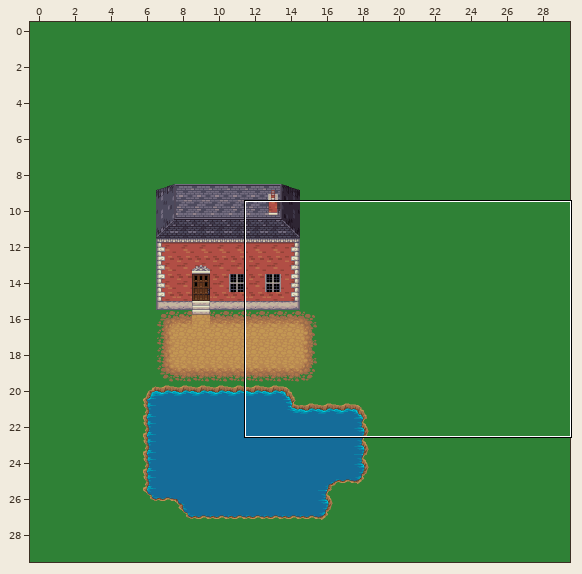
One commit to this Tiled map: rpg-packer/data/test2.tmx. Above, an overview of the earlier version with the close-up marked.
Close-up. First the earlier version:
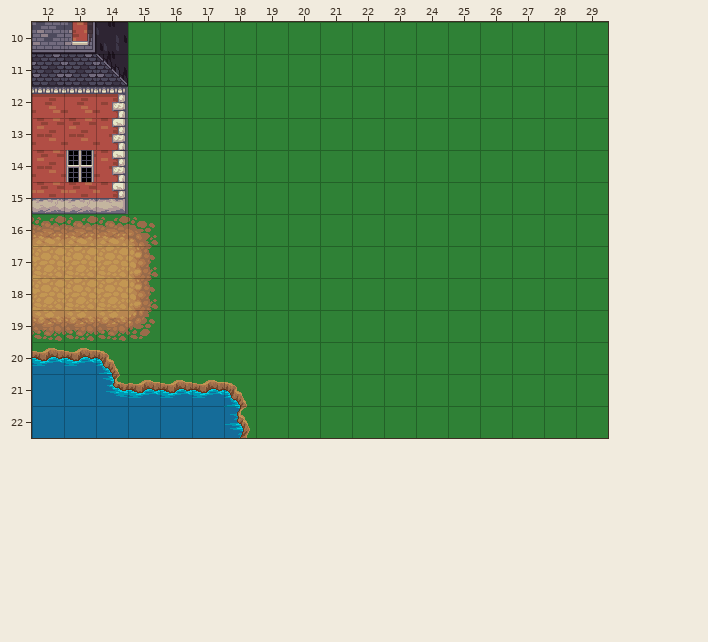
Cells are 32x32 px. Shown: x 12..29, y 10..22. The commit also changed other parts of the map, which this record leaves out.
Now the later version:
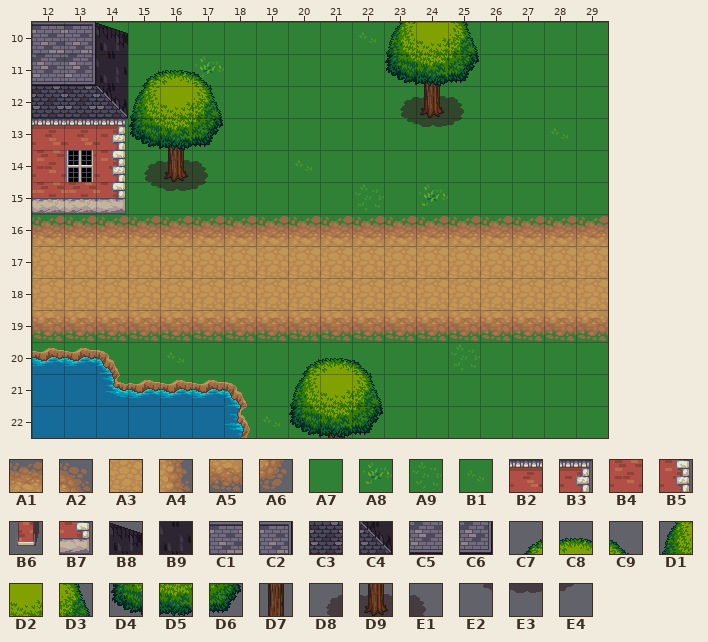
Key: from "dirt": A1 7, A2 8, A3 10, A4 11, A5 13, A6 14; from "grass": A7 10, A8 15, A9 16, B1 17; from "house": B2 1, B3 2, B4 10, B5 11, B6 15, B7 20, B8 29, B9 38, C1 40, C2 41, C3 46, C4 47, C5 49, C6 50; from "treetop": C7 3, C8 4, C9 5, D1 9, D2 10, D3 11, D4 15, D5 16, D6 17; from "trunk": D7 1, D8 6, D9 7, E1 8, E2 12, E3 13, E4 14.
__ is an empty cell.
Tiles of an added or newly shown layer are drawn over the layers below it.
The exact change:
Layer "Tile Layer 1" (removed):
y 10: x 12..14 C5 C6 B9 -> __ __ __; x 22..25 A7 A7 A7 A7 -> __ __ __ __
y 11: x 12..17 C3 C3 C4 A7 A7 A7 -> __ __ __ __ __ __; x 23..25 A7 A7 A7 -> __ __ __
y 12: x 12..17 B2 B2 B3 A7 A7 A7 -> __ __ __ __ __ __; x 23..25 A7 A7 A7 -> __ __ __
y 13: x 12..17 B4 B4 B5 A7 A7 A7 -> __ __ __ __ __ __; x 23..25 A7 A7 A7 -> __ __ __; x 28 A7 -> __
y 14: x 14..17 B5 A7 A7 A7 -> __ __ __ __; x 20 A7 -> __
y 15: x 14..17 B7 A7 A7 A7 -> __ __ __ __; x 22 A7 -> __; x 24 A7 -> __
y 16..19: x 15..29 A7 A7 A7 A7 A7 A7 A7 A7 A7 A7 A7 A7 A7 A7 A7 -> __ __ __ __ __ __ __ __ __ __ __ __ __ __ __
y 20: x 16 A7 -> __; x 20..22 A7 A7 A7 -> __ __ __; x 25 A7 -> __
y 21: x 20..22 A7 A7 A7 -> __ __ __
y 22: x 19..22 A7 A7 A7 A7 -> __ __ __ __
Layer "Tile Layer 2" (removed):
y 10: x 13 B6 -> __
y 16: x 15 A2 -> __
y 17..18: x 15 A4 -> __
y 19: x 15 A6 -> __
Layer "ground" (added):
y 10: x 14 __ -> A7; x 22..23 __ __ -> B1 A7; x 25 __ -> A7
y 11: x 15..17 __ __ __ -> A7 A7 A8; x 23..25 __ __ __ -> A7 A7 A7
y 12: x 15 __ -> A7; x 17 __ -> A7; x 23..25 __ __ __ -> A7 A7 A7
y 13: x 14..17 __ __ __ __ -> A7 A7 A7 A7; x 23..25 __ __ __ -> A7 A7 A7; x 28 __ -> B1
y 14: x 14..17 __ __ __ __ -> A7 A7 A7 A7; x 20 __ -> B1
y 15: x 14..17 __ __ __ __ -> A7 A7 A7 A7; x 22 __ -> A9; x 24 __ -> A8
y 16: x 15..29 __ __ __ __ __ __ __ __ __ __ __ __ __ __ __ -> A7 A7 A7 A7 A7 A7 A7 A7 A7 A7 A7 A7 A7 A7 A7
y 17..18: x 15..29 __ __ __ __ __ __ __ __ __ __ __ __ __ __ __ -> A3 A3 A3 A3 A3 A3 A3 A3 A3 A3 A3 A3 A3 A3 A3
y 19: x 15..29 __ __ __ __ __ __ __ __ __ __ __ __ __ __ __ -> A7 A7 A7 A7 A7 A9 A7 A7 A7 A7 A7 A7 A7 A7 A7
y 20: x 16 __ -> B1; x 20..22 __ __ __ -> A7 A7 A7; x 25 __ -> A9
y 21: x 20 __ -> A7; x 22 __ -> A7
y 22: x 19..22 __ __ __ __ -> B1 A7 A7 A7
Layer "fringe" (added):
y 11: x 12..14 __ __ __ -> C5 C6 B9; x 24 __ -> D7
y 12: x 12..14 __ __ __ -> C3 C3 C4; x 23..25 __ __ __ -> D8 D9 E1
y 13: x 12..14 __ __ __ -> B2 B2 B3; x 16 __ -> D7; x 23..25 __ __ __ -> E2 E3 E4
y 14: x 14..17 __ __ __ __ -> B5 D8 D9 E1
y 15: x 14..17 __ __ __ __ -> B7 E2 E3 E4
y 16: x 15..29 __ __ __ __ __ __ __ __ __ __ __ __ __ __ __ -> A1 A1 A1 A1 A1 A1 A1 A1 A1 A1 A1 A1 A1 A1 A1
y 19: x 15..29 __ __ __ __ __ __ __ __ __ __ __ __ __ __ __ -> A5 A5 A5 A5 A5 A5 A5 A5 A5 A5 A5 A5 A5 A5 A5
y 22: x 21 __ -> D7
Layer "fringe2" (added):
y 10: x 23..25 __ __ __ -> D1 D2 D3
y 11: x 23..25 __ __ __ -> D4 D5 D6
y 12: x 15..17 __ __ __ -> D1 D2 D3
y 13: x 15..17 __ __ __ -> D4 D5 D6
y 21: x 20..22 __ __ __ -> D1 D2 D3
y 22: x 20..22 __ __ __ -> D4 D5 D6
Layer "over" (added):
y 10: x 12..14 __ __ __ -> C1 C2 B8
y 11: x 15..17 __ __ __ -> C7 C8 C9
y 20: x 20..22 __ __ __ -> C7 C8 C9
Where, in picture pixels (left, top, right, bottom), the same in both close-ups:
changed: (32, 22, 608, 438)
